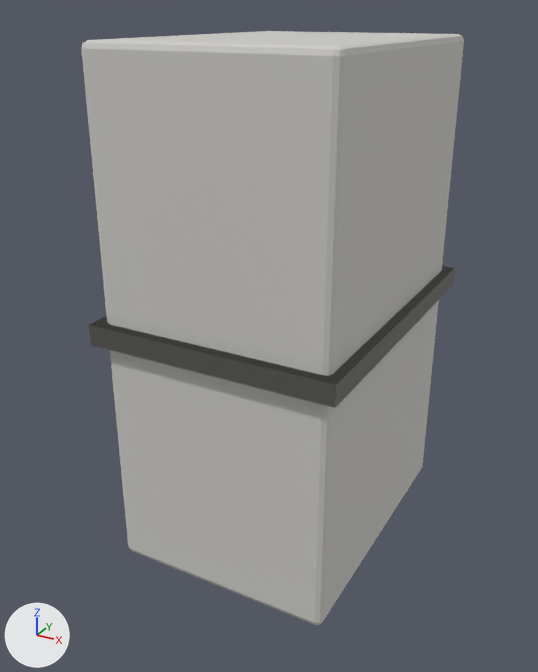
The glTF model public/models/authoring/column-struct-rect-450x600.glb, before and after one commit.
Rendered twice from a 50 mm lens placed at (0.643, -1.257, 0.545), pointed at (-0.024, -0.044, -0.061). The lights are fixed; the arrows at lower left show +X, +Y and +Z. The picture after the commit comes second. Where no turn or scale is listed for an object, it has been applied to the vertices. Vertices at exactly the same position are counted once.

Names of what the first picture shows: 'Cap.002', 'Shaft.002'.
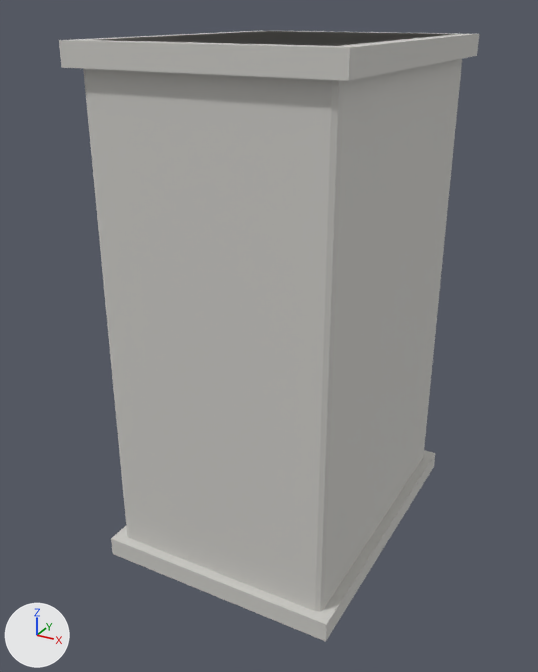
The newer file is also turned or shifted as a whole; pictures and numbers use the older file's frame.

What differs and where, as boxes (x1, y1, x2, y2) in the pictures (538 x 672 px):
'Cap.002', moved
    before: (89, 266, 455, 408)
    after: (59, 31, 479, 81)
'Base.002', moved (not visible before)
    after: (111, 450, 435, 641)

The change in detail:
me_base_008 is used by ob_base_002; location (0.0, 0.0, 0.0).
me_base_008 had 8 vertices, 12 faces and spanned x -0.245..0.245, y -0.32..0.32, z -0.02..0.02.
me_base_008 now has 8 vertices, 12 faces and spans x -0.245..0.245, y -0.32..0.32, z -0.5..-0.46.
me_base_008 part 1: the whole mesh is moved by (0.0, 0.0, -0.48).
me_cap_007 is used by ob_cap_002; location (0.0, 0.0, 0.0).
me_cap_007 had 8 vertices, 12 faces and spanned x -0.245..0.245, y -0.32..0.32, z -0.02..0.02.
me_cap_007 now has 8 vertices, 12 faces and spans x -0.245..0.245, y -0.32..0.32, z 0.46..0.5.
me_cap_007 part 2: the whole mesh is moved by (0.0, 0.0, 0.48).
